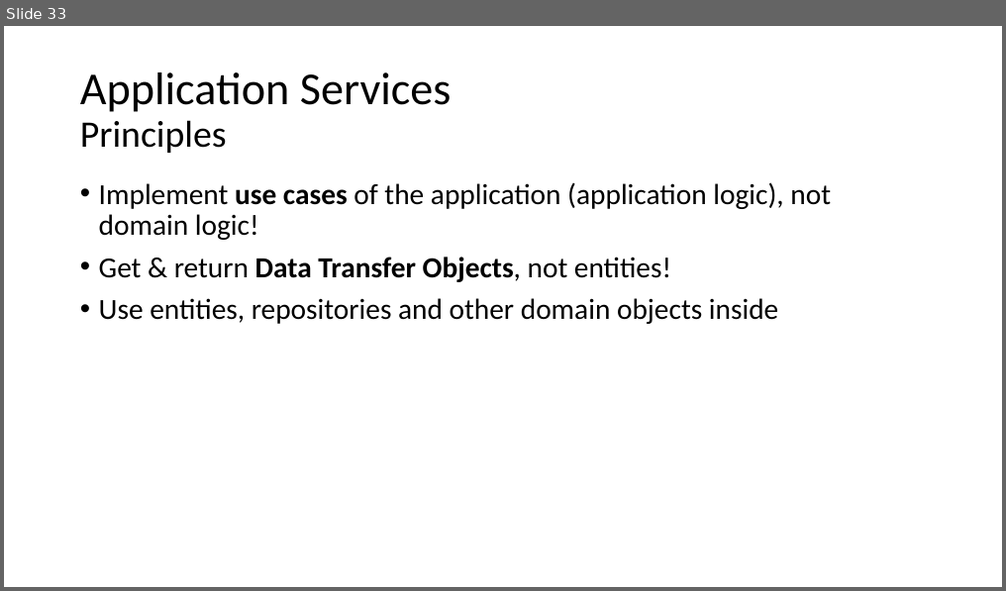
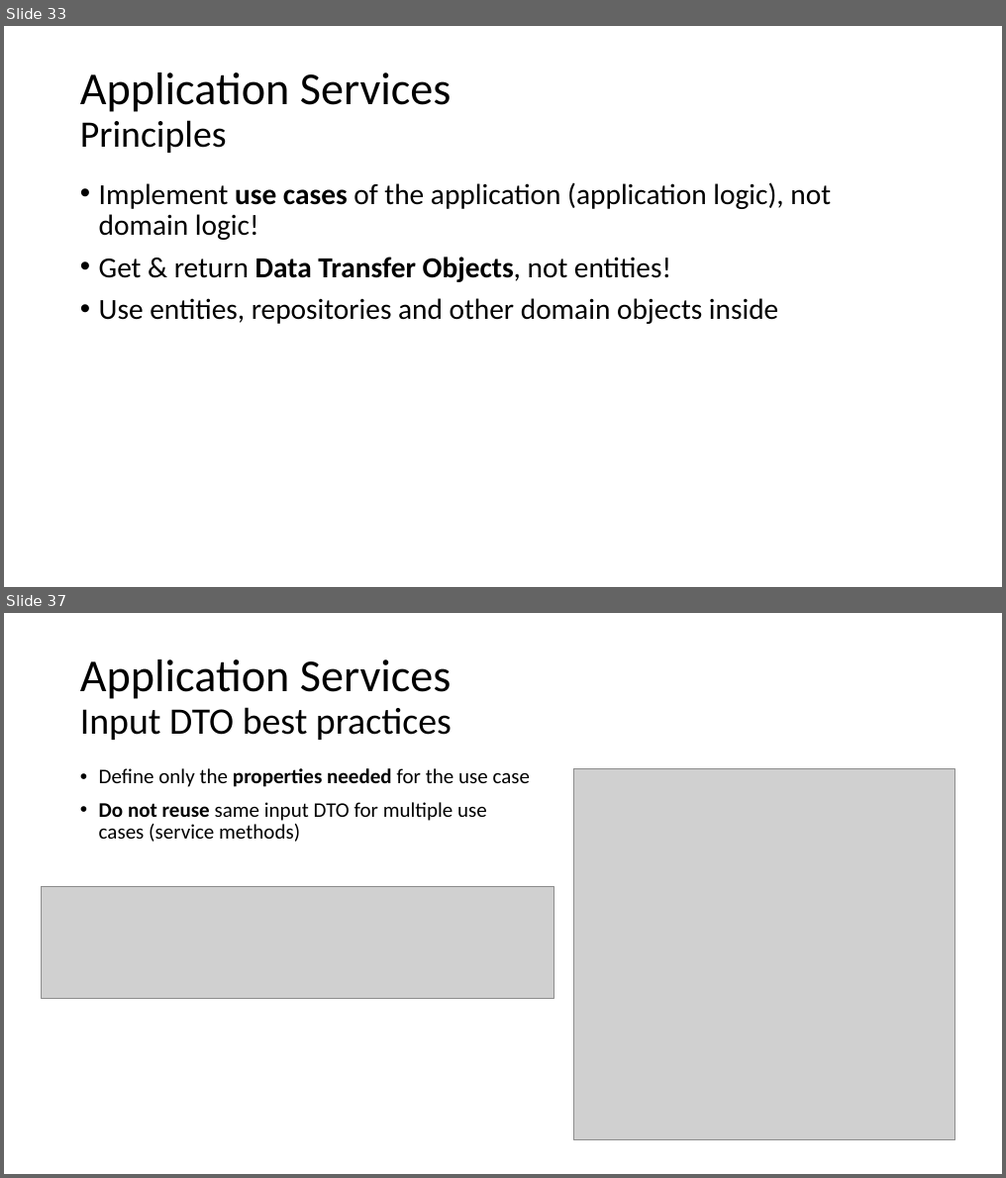
Before and after one commit to hikalkan/presentations, a slide deck: 2019-10-26 Implementing DDD/Presentation.pptx. Shown one above the other, each under a label of ours: slide 33 before the commit, slides 33 and 37 after it; the slides between them are not shown. The pictures are 1006x591 and 1006x1178 pixels, drawn with LibreOffice and Linux fonts; fonts in the diff are those of the drawing; grey boxes stand for pictures. Boxes give left, top, right and bottom in pixels: in the first picture for what was removed or moved away, otherwise in the second. Text is boxed around its words. In the diff, an @@ line names an element or a change of style, - is before the commit and + after.

```diff
--- a/2019-10-26 Implementing DDD/Presentation.pptx
+++ b/2019-10-26 Implementing DDD/Presentation.pptx
@@ slide 37 added at [4,613,1002,1174], background #FFFFFF @@
@@ title added at [80,660,451,740], 36 pt, text #000000 @@
+Application Services
+Input DTO best practices
@@ text added at [99,768,530,842], 20 pt, text #000000 @@
+• Define only the properties needed for the use case
+• Do not reuse same input DTO for multiple use cases (service methods)
@@ picture added at [573,769,955,1141] @@
@@ picture added at [42,886,555,998] @@
```
Also in this commit, not shown: 5 other slides added, 1 other file.
